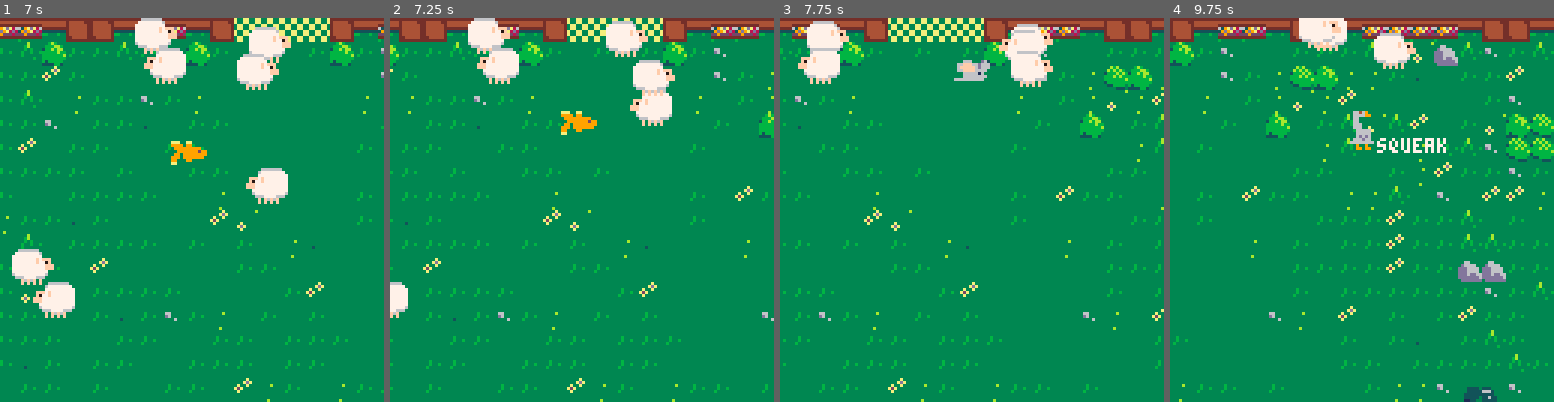
Above: before the commit, frames 1-4 (left to right).
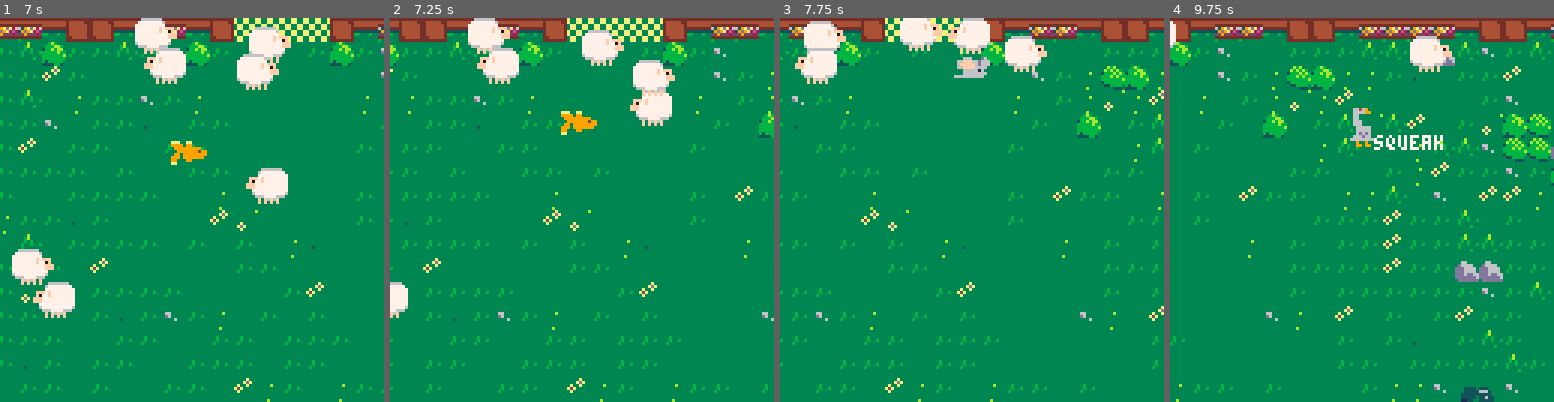
Above: after the commit, the same moments.

Repository: kitasuna/sheepdoggin
Game: PICO-8 cartridge sheepdoggin.p8
The game is run twice, just before and just after one commit, with the same random seed, the same clock (stepped at 60 frames per second) and the same inputs.
Inputs:
- Up to frame 1 (7 s): tap X (X key) at 0.33, 1.07, 1.85, 2.97, 4.08, 5.2, 6.32 s; tap O (Z key) at 0.7, 1.7, 2.1, 2.5, 2.9, 3.3, 3.7, 4.1, 4.5, 4.9, 5.3, 5.7, 6.1, 6.5, 6.9 s; hold Right 1.6-2.1 s; hold Up 2.15-2.42 s; hold Right 2.47-3.03 s; hold Left 3.08-3.58 s; hold Down 3.63-3.97 s; hold Right 4.02-4.68 s; hold Up 4.73-5.03 s; hold Left 5.08-5.68 s; hold Down 5.73-6.03 s; hold Right 6.08-6.58 s; hold Right from 6.63 s (still down)
- Up to frame 2 (7.25 s): release Right at 7.13 s; hold Up from 7.18 s (still down)
- Up to frame 3 (7.75 s): tap O (Z key) at 7.3, 7.7 s; tap X (X key) at 7.43 s; release Up at 7.45 s; hold Right from 7.5 s (still down)
- Up to frame 4 (9.75 s): release Right at 8.07 s; tap O (Z key) every 0.4 s from 8.1 to 9.7 s; hold Left 8.12-8.62 s; tap X (X key) at 8.55, 9.67 s; hold Down 8.67-9 s; hold Right 9.05-9.72 s

Frame 1 is identical in both runs. In frame 2, 1.3% of the frame differs, in the area x 50-68%, y 0-13%; in frame 3, 9.9%; in frame 4, 14%, in the area x 0-100%, y 0-100%.

Commit message:
Update goal position to match.

Diff:
--- a/_game.lua
+++ b/_game.lua
@@ -10,9 +10,9 @@
   physics = Physics:new()
   enemy = Enemy:new()
   level = Level:new()
-  level:setGoal(52,
+  level:setGoal((22+1)*8,
     8,
-    24,
+    (4-2)*8,
     8
   )
 
